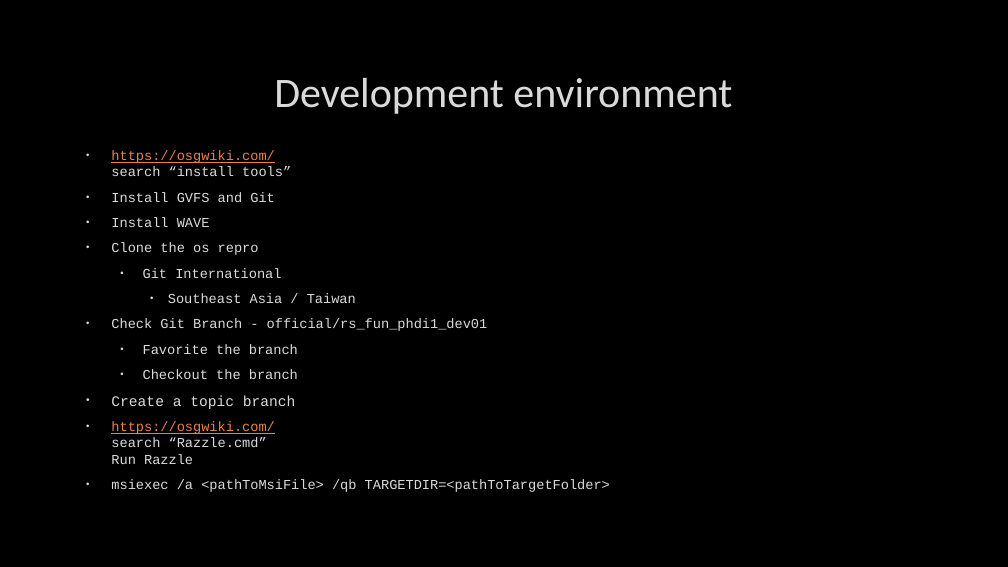
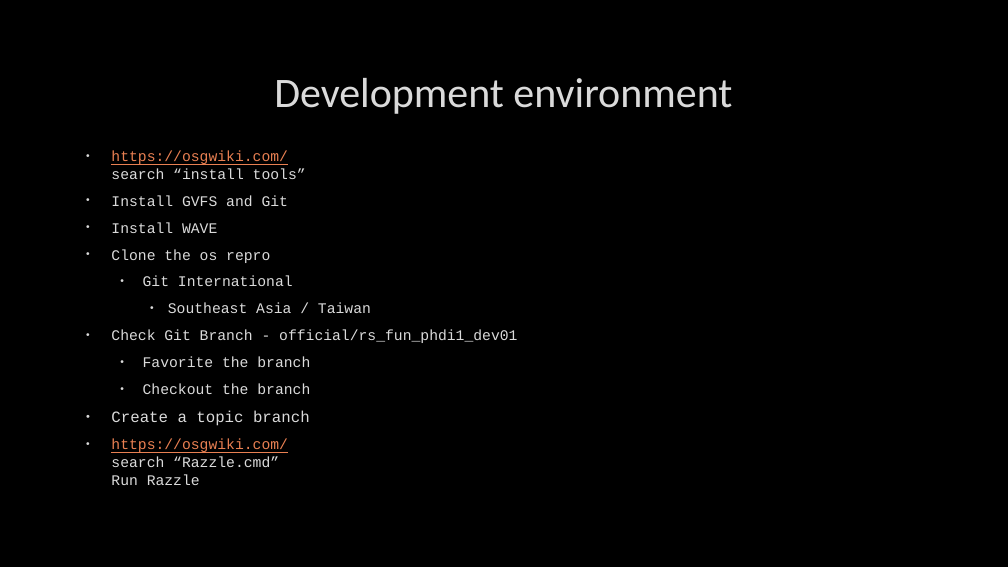
Before and after one commit to jjlee9/MyCapture, a slide deck: slide 21 of ADK.pptx. Drawn at 1008x567 pixels with LibreOffice and Linux fonts; fonts in the diff are those of the drawing; background and template pictures are left out. Boxes give left, top, right and bottom in pixels: in the first picture for what was removed or moved away, otherwise in the second. Text is boxed around its words. In the diff, an @@ line names an element or a change of style, - is before the commit and + after.

```diff
--- a/ADK.pptx
+++ b/ADK.pptx
@@ text "https://osgwiki.com/ search “install tools”" at <box>111,150,517,485</box>: size 12.9 to 14 pt; size 13.9 to 15 pt in "Create a topic branch" @@
@@ text at <box>111,479,193,489</box>: paragraph removed @@
-• msiexec /a <pathToMsiFile> /qb TARGETDIR=<pathToTargetFolder>
```
Also in this commit, not shown: 3 other slides changed.
